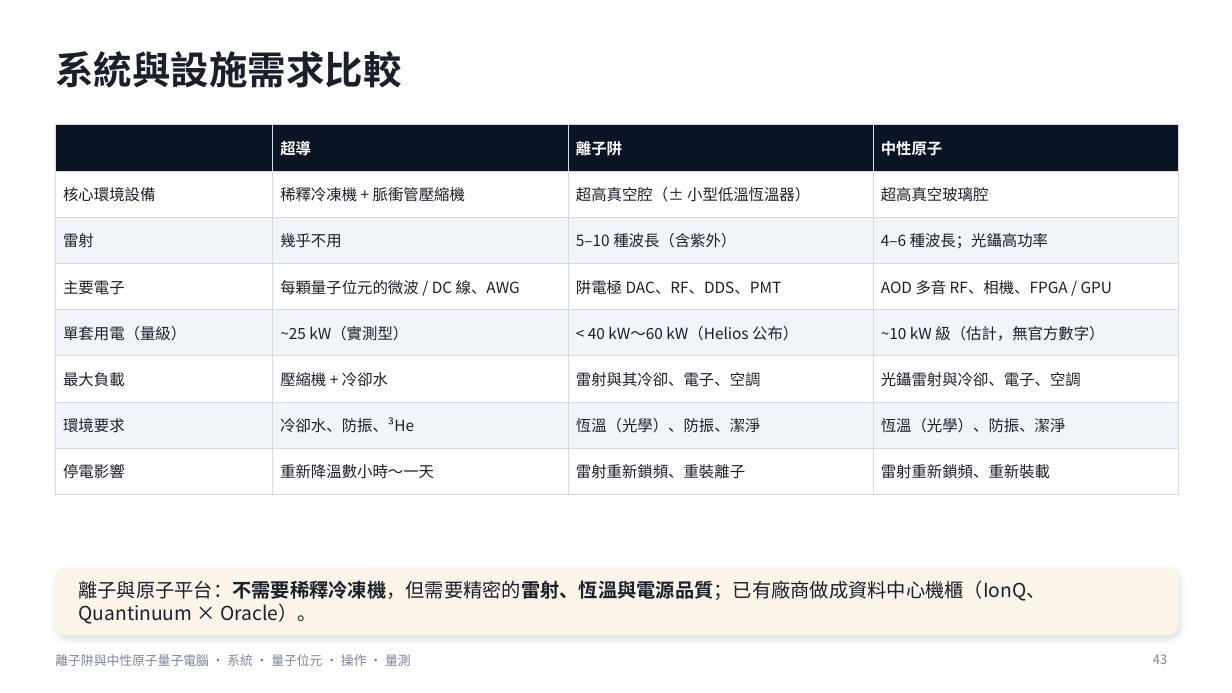
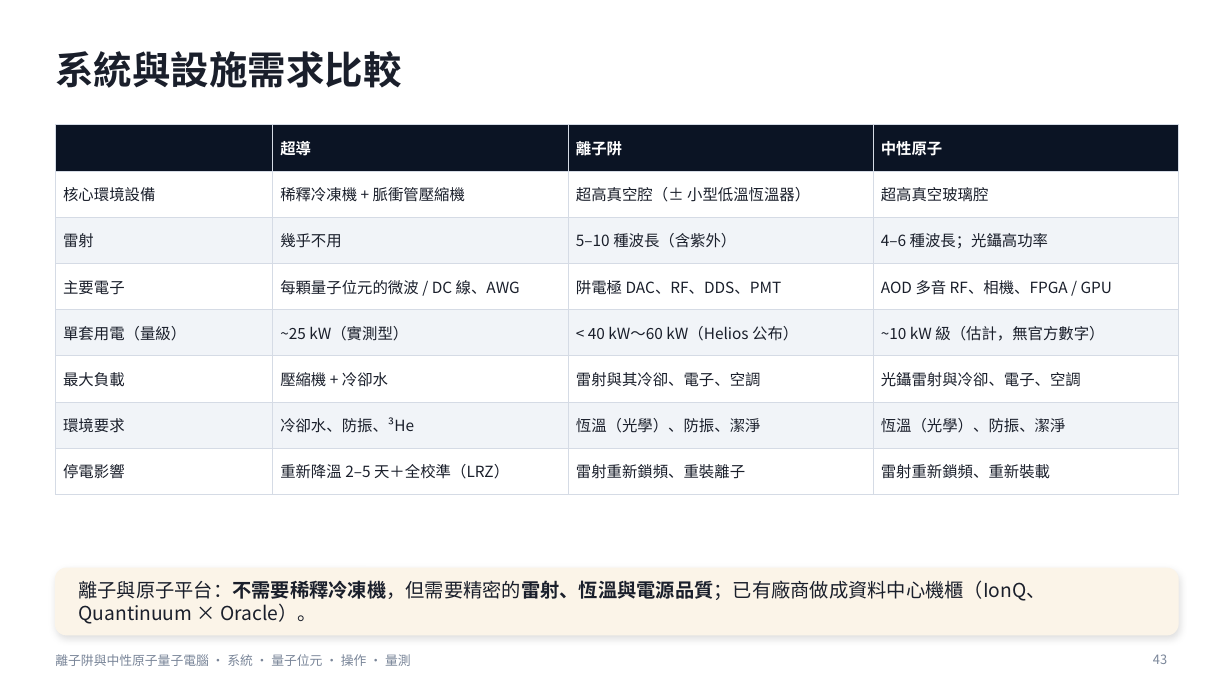
Before and after one commit to pcpcchen-coder/QuantumComputing, a slide deck: slide 43 of slides/Ion_NeutralAtom_Talk.pptx. Drawn at 1232x693 pixels with LibreOffice and Linux fonts; fonts in the diff are those of the drawing. Boxes give left, top, right and bottom in pixels: in the first picture for what was removed or moved away, otherwise in the second. Text is boxed around its words. In the diff, an @@ line names an element or a change of style, - is before the commit and + after.

```diff
--- a/slides/Ion_NeutralAtom_Talk.pptx
+++ b/slides/Ion_NeutralAtom_Talk.pptx
@@ table at [55, 125, 1178, 483] @@
-row 8, column 2: 重新降溫數小時～一天
+row 8, column 2: 重新降溫 2–5 天＋全校準（LRZ）
```
Also in this commit, not shown: 3 other files.
